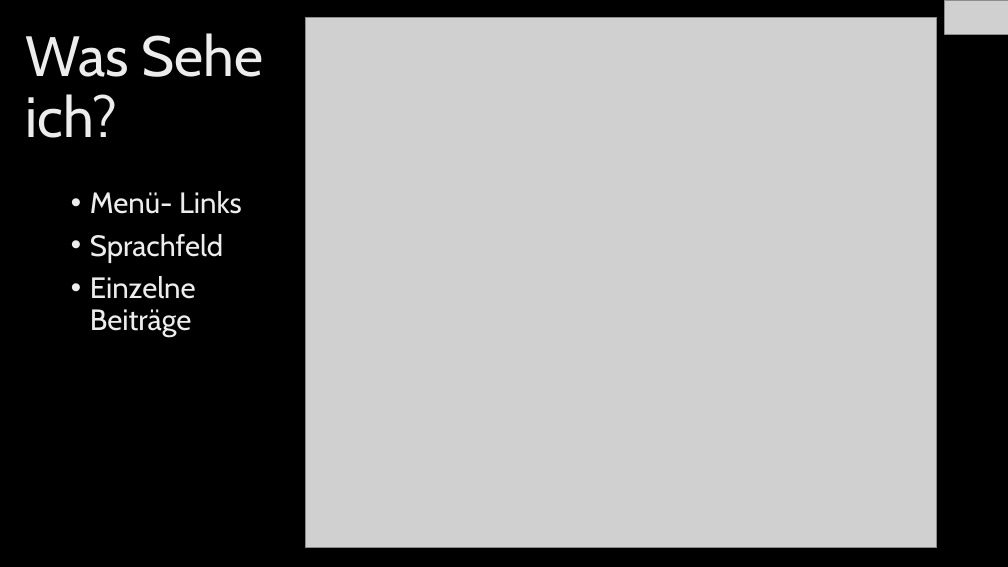
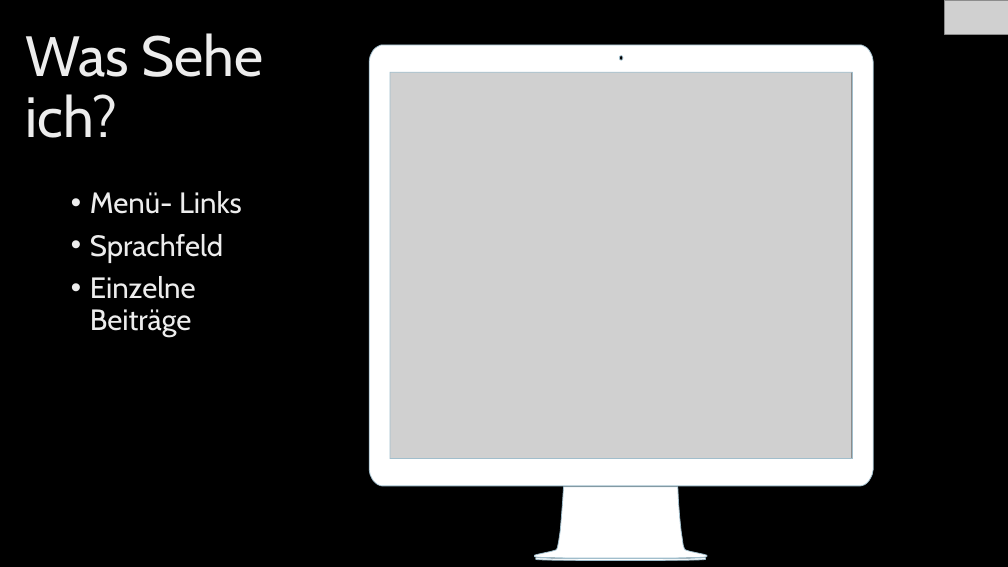
Before and after one commit to mircb/ProjektWebseite, a slide deck: slide 4 of WebProjekt.pptx. Drawn at 1008x567 pixels with LibreOffice and Linux fonts; fonts in the diff are those of the drawing; grey boxes stand for pictures; background and template pictures are left out. Boxes give left, top, right and bottom in pixels: in the first picture for what was removed or moved away, otherwise in the second. Text is boxed around its words. In the diff, an @@ line names an element or a change of style, - is before the commit and + after.

```diff
--- a/WebProjekt.pptx
+++ b/WebProjekt.pptx
@@ freeform shape added at (x1=369, y1=45, x2=873, y2=560), fill #FFFFFF, outline #A1BECC 0.75 pt @@
@@ picture resized from (x1=306, y1=17, x2=936, y2=547) to (x1=388, y1=70, x2=851, y2=460) @@
```
Also in this commit, not shown: 1 other slide changed, 1 slide added.
